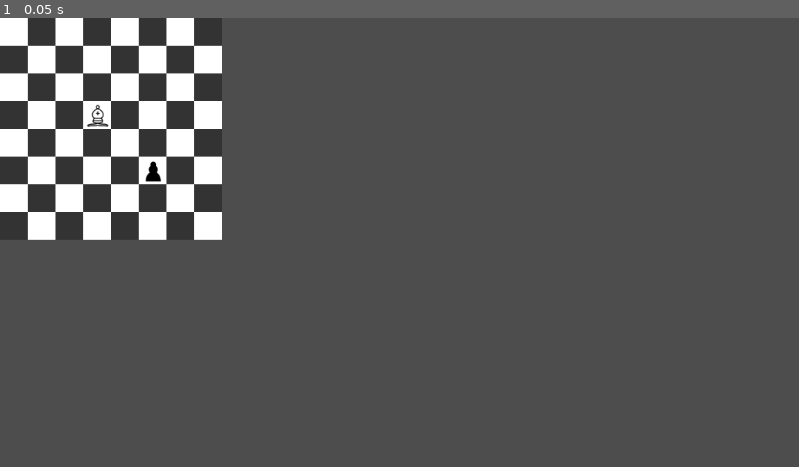
Above: before the commit, frame 1.
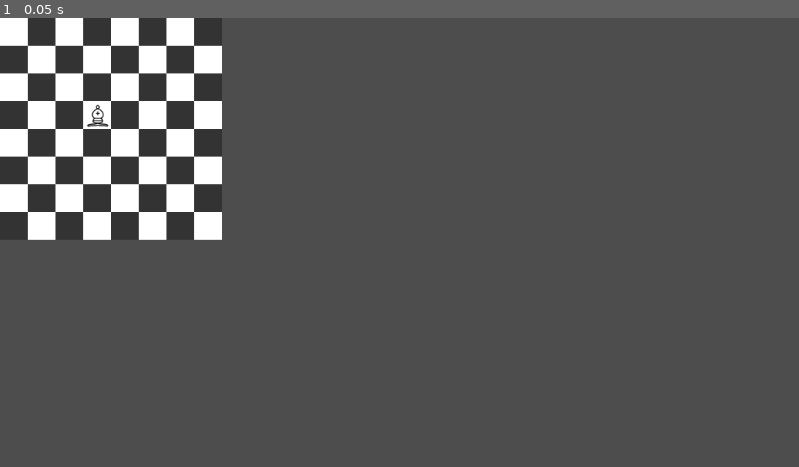
Above: after the commit, the same moment.

Repository: ugly-one/chess
Game: Godot game, scene res://main.tscn
Two runs of this game, one before a commit and one after it. Both use one fixed random seed, a clock stepped at 60 frames per second and the inputs below.
Inputs:
- Up to frame 1 (0.05 s): no input

The runs differ from the first frame. In frame 1, less than 0.1% of the frame differs, in the area x 18-21%, y 31-37%.

Commit message:
trying to make re-usable pieces to avoid code duplication - something doesnt work with textures

Diff:
--- a/bishop.gd
+++ b/bishop.gd
@@ -7,4 +7,6 @@
 	var can_move = movement.can_move(current_position, new_position)
 	if (can_move == false):
 		$piece.move(current_position)
+	else:
+		$piece.move(new_position)
 	pass # Replace with function body.
--- a/main.tscn
+++ b/main.tscn
@@ -1,10 +1,9 @@
-[gd_scene load_steps=9 format=3 uid="uid://dredpslxvxlbe"]
+[gd_scene load_steps=8 format=3 uid="uid://dredpslxvxlbe"]
 
 [ext_resource type="PackedScene" uid="uid://debbhx7xeg5xv" path="res://board.tscn" id="1_6sajw"]
 [ext_resource type="Script" path="res://pawn.gd" id="2_ihwxx"]
 [ext_resource type="Texture2D" uid="uid://dy6meu3wvafaw" path="res://assets/white_bishop.svg" id="3_kqvix"]
 [ext_resource type="PackedScene" uid="uid://cjhgrgxbs3ab7" path="res://piece.tscn" id="3_n8kn4"]
-[ext_resource type="Texture2D" uid="uid://mrstdbjqp5y0" path="res://assets/black_pawn.svg" id="4_pr0jx"]
 [ext_resource type="Script" path="res://pawnMovement.gd" id="5_q0ysq"]
 [ext_resource type="Script" path="res://bishop.gd" id="6_cd0ga"]
 [ext_resource type="Script" path="res://bishopMovement.gd" id="7_6ed2y"]
@@ -15,12 +14,12 @@
 
 [node name="pawn" type="Node2D" parent="." node_paths=PackedStringArray("movement")]
 script = ExtResource("2_ihwxx")
+player = 1
 movement = NodePath("pawnMovement")
 
 [node name="piece" parent="pawn" instance=ExtResource("3_n8kn4")]
 unique_name_in_owner = true
 position = Vector2(221, 220)
-texture_a = ExtResource("4_pr0jx")
 
 [node name="pawnMovement" type="Node2D" parent="pawn"]
 unique_name_in_owner = true
--- a/pawn.gd
+++ b/pawn.gd
@@ -2,10 +2,13 @@
 
 @export var player: Enums.Player = Enums.Player.WHITE
 @export var movement: PawnMovement
-@onready var piece = %piece
+
+func _ready():
+	var texture: CompressedTexture2D = preload("res://assets/black_pawn.svg")
+	$piece.texture_a = texture
 
 func _on_piece_dropped(current_position:Vector2, new_position: Vector2):
 	var can_move = movement.can_move(current_position, new_position, player)
 	if (can_move == false):
-		piece.move(current_position)
+		$piece.move(current_position)
 	pass # Replace with function body.
--- a/piece.gd
+++ b/piece.gd
@@ -25,13 +25,13 @@
 		var x: int = position.x / 40
 		@warning_ignore("narrowing_conversion")
 		var y: int = position.y / 40
+
+		#perhaps this logic could be moved away from here
 		if (x < 0 || x > 7 || y < 0 || y > 7):
 			position = startingPosition
 			return
 
 		var new_position = Vector2(x, y)
-		move(new_position)
-
 		var old_x :int = startingPosition.x / 40
 		var old_y :int = startingPosition.y / 40
 		var current_position = Vector2(old_x, old_y)
